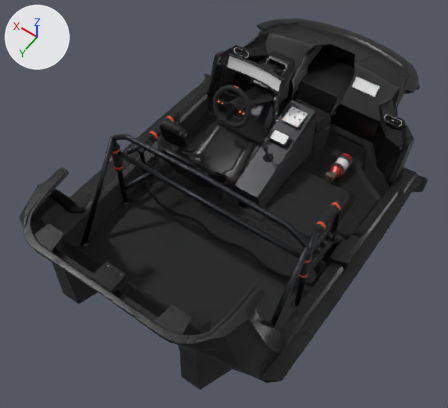
The FBX model Assets/01RAEHYEON/AventadorTransplant/v2_cockpit.fbx as it was, and as the next commit left it.
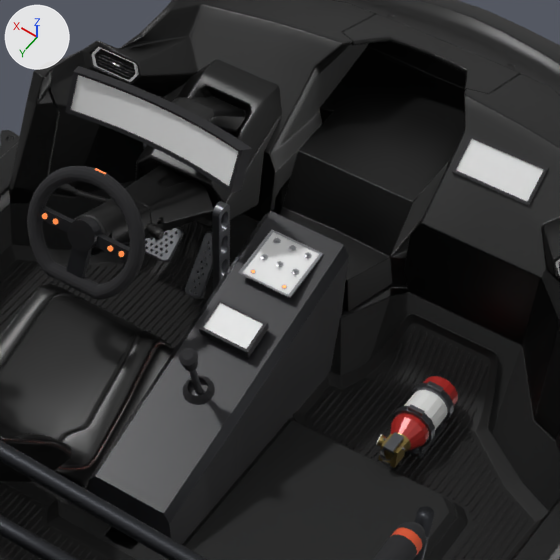
Old and new are each drawn whole from a camera (50 mm lens) standing at (-5.84, 9.0, 12.45) and looking at (0.12, 0.65, -0.67) and again close up on the part from 46% to 86% of the width and 8% to 52% of the height. Arrows for +X, +Y and +Z are at upper left; the lights stay in place. The last two pictures show the newer version. Where no turn or scale is listed for an object, it has been applied to the vertices.

The scene before the commit, as lines of its bpy script (objects in view):
```python
ob_ctrl_shifter_boot = bpy.data.objects.new('Ctrl_Shifter_Boot', me_ctrl_shifter_boot)
ob_ctrl_shifter_boot.location = (0.0, -1.827, -0.35)
ob_ctrl_shifter_lever = bpy.data.objects.new('Ctrl_Shifter_Lever', me_ctrl_shifter_lever)
ob_ctrl_shifter_lever.location = (0.0, -1.873, -0.479)
ob_ctrl_switchpanel_plate = bpy.data.objects.new('Ctrl_SwitchPanel_Plate', me_ctrl_switchpanel_plate)
ob_ctrl_switchpanel_plate.parent = ob_aventadorfit_root
ob_ctrl_switchpanel_plate.location = (0.0, 0.0, 0.0)
ob_ctrl_switchpanel_toggles = bpy.data.objects.new('Ctrl_SwitchPanel_Toggles', me_ctrl_switchpanel_toggles)
ob_ctrl_switchpanel_toggles.parent = ob_aventadorfit_root
ob_ctrl_switchpanel_toggles.location = (0.0, 0.0, 0.0)
ob_disp_monitor_tunnel = bpy.data.objects.new('Disp_Monitor_Tunnel', me_disp_monitor_tunnel_001)
ob_disp_monitor_tunnel.location = (0.014, -9.231, -2.085)
ob_disp_monitor_tunnel_bezel = bpy.data.objects.new('Disp_Monitor_Tunnel_Bezel', me_disp_monitor_tunnel_bezel_001)
ob_disp_monitor_tunnel_bezel.location = (0.014, -9.231, -2.085)
ob_fireextinguisher_bottle = bpy.data.objects.new('FireExtinguisher_Bottle', me_fireextinguisher_bottle)
ob_fireextinguisher_bottle.parent = ob_aventadorfit_root
ob_fireextinguisher_bottle.location = (-0.47, 1.97, 0.239)
ob_fireextinguisher_mount = bpy.data.objects.new('FireExtinguisher_Mount', me_fireextinguisher_mount)
ob_fireextinguisher_mount.parent = ob_aventadorfit_root
ob_fireextinguisher_mount.location = (-0.47, 1.932, 0.162)
ob_int_r_003 = bpy.data.objects.new('Int_R_003', me_int_r_003)
ob_int_r_003.location = (1.4, -3.604, -0.1)
# also in view: 'Int_C_006' at (0.0, 0.54, -1.52); 'Int_R_002' at (1.4, -3.77, -0.12); 'interior.033' at (0.0, -2.35, -1.17); 'Disp_Monitor_Dash_Bezel' at (-1.27, -4.32, 0.58); 'Int_C_007' at (0.0, -2.32, -1.28)
```
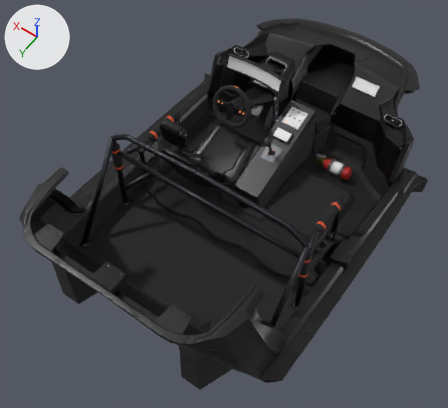
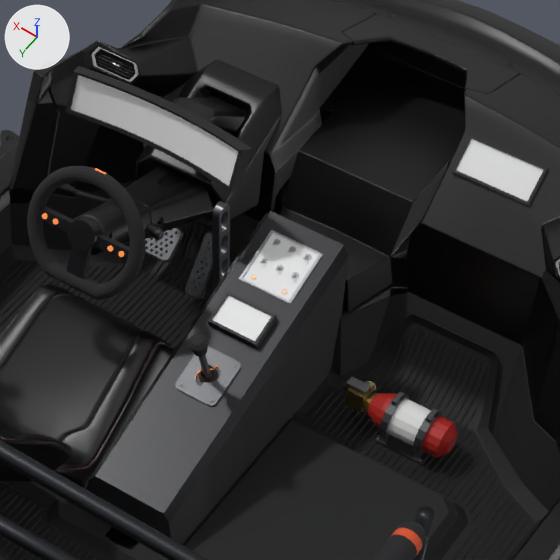
Not visible in the close-ups: 'Ctrl_Shifter_Bolt1', 'Ctrl_Shifter_Bolt2'.

Pixel boxes [x1, y1, x2, y2] of what changed, in the close-ups (560 x 560 px):
'FireExtinguisher_Bottle', moved, turned: before [376, 376, 458, 468]; after [341, 377, 458, 458]
'Ctrl_SwitchPanel_Plate', moved, turned: before [241, 232, 319, 297]; after [242, 233, 319, 303]
'FireExtinguisher_Mount', moved, turned: before [393, 381, 454, 459]; after [374, 392, 443, 466]
'Disp_Monitor_Tunnel', moved: before [203, 303, 263, 349]; after [212, 296, 271, 341]
'Ctrl_Shifter_Gate', added: after [175, 346, 241, 407]
'Disp_Monitor_Tunnel_Bezel', moved: before [199, 299, 269, 358]; after [208, 291, 277, 349]
'Ctrl_SwitchPanel_Toggles', moved, turned: before [238, 230, 323, 298]; after [239, 230, 323, 304]
'Ctrl_Shifter_Lever', moved: before [178, 348, 202, 394]; after [188, 333, 212, 378]
'Ctrl_Shifter_Boot', moved: before [182, 375, 215, 405]; after [199, 365, 218, 383]
'Ctrl_Shifter_Bolt0', added: after [179, 382, 183, 386]

Patch to the scene script:
```diff
--- a/Assets/01RAEHYEON/AventadorTransplant/v2_cockpit.fbx.py
+++ b/Assets/01RAEHYEON/AventadorTransplant/v2_cockpit.fbx.py
@@ ob_ctrl_shifter_boot @@
 ob_ctrl_shifter_boot = bpy.data.objects.new('Ctrl_Shifter_Boot', me_ctrl_shifter_boot)
-ob_ctrl_shifter_boot.location = (0.0, -1.827, -0.35)
+ob_ctrl_shifter_boot.location = (0.0, -1.977, -0.296)
@@ ob_ctrl_switchpanel_toggles @@
 ob_ctrl_switchpanel_toggles.parent = ob_aventadorfit_root
-ob_ctrl_switchpanel_toggles.location = (0.0, 0.0, 0.0)
+ob_ctrl_switchpanel_toggles.location = (0.0, -0.078, 0.328)
+ob_ctrl_switchpanel_toggles.rotation_euler = (-0.168, 0.0, 0.0)  # degrees (-9.6, 0, 0)
@@ ob_fireextinguisher_mount @@
 ob_fireextinguisher_mount.parent = ob_aventadorfit_root
-ob_fireextinguisher_mount.location = (-0.47, 1.932, 0.162)
+ob_fireextinguisher_mount.location = (-0.46, 1.978, 0.162)
+ob_fireextinguisher_mount.rotation_euler = (0.0, 0.0, -1.571)  # degrees (0, 0, -90)
@@ ob_fireextinguisher_bottle @@
 ob_fireextinguisher_bottle.parent = ob_aventadorfit_root
-ob_fireextinguisher_bottle.location = (-0.47, 1.97, 0.239)
+ob_fireextinguisher_bottle.location = (-0.422, 1.978, 0.239)
+ob_fireextinguisher_bottle.rotation_euler = (0.0, 0.0, -1.571)  # degrees (0, 0, -90)
@@ ob_disp_monitor_tunnel_bezel @@
 ob_disp_monitor_tunnel_bezel = bpy.data.objects.new('Disp_Monitor_Tunnel_Bezel', me_disp_monitor_tunnel_bezel_001)
-ob_disp_monitor_tunnel_bezel.location = (0.014, -9.231, -2.085)
+ob_disp_monitor_tunnel_bezel.location = (0.014, -9.381, -2.113)
@@ ob_ctrl_shifter_lever @@
 ob_ctrl_shifter_lever = bpy.data.objects.new('Ctrl_Shifter_Lever', me_ctrl_shifter_lever)
-ob_ctrl_shifter_lever.location = (0.0, -1.873, -0.479)
+ob_ctrl_shifter_lever.location = (0.0, -2.023, -0.425)
@@ ob_ctrl_switchpanel_plate @@
 ob_ctrl_switchpanel_plate.parent = ob_aventadorfit_root
-ob_ctrl_switchpanel_plate.location = (0.0, 0.0, 0.0)
+ob_ctrl_switchpanel_plate.location = (0.0, -0.078, 0.328)
+ob_ctrl_switchpanel_plate.rotation_euler = (-0.168, 0.0, 0.0)  # degrees (-9.6, 0, 0)
@@ ob_disp_monitor_tunnel @@
 ob_disp_monitor_tunnel = bpy.data.objects.new('Disp_Monitor_Tunnel', me_disp_monitor_tunnel_001)
-ob_disp_monitor_tunnel.location = (0.014, -9.231, -2.085)
+ob_disp_monitor_tunnel.location = (0.014, -9.381, -2.113)
@@ ob_ctrl_shifter_bolt2 @@
+ob_ctrl_shifter_bolt2 = bpy.data.objects.new('Ctrl_Shifter_Bolt2', me_ctrl_shifter_bolt2)  # 20 vertices, 11 faces; spans x -0.181..-0.149, y -1.6651..-1.6311, z -0.3982..-0.3727; in mat_lever_alloy (dark grey #5f6063)
+ob_ctrl_shifter_bolt2.location = (0.0, 0.0, 0.0)
@@ ob_ctrl_shifter_bolt0 @@
+ob_ctrl_shifter_bolt0 = bpy.data.objects.new('Ctrl_Shifter_Bolt0', me_ctrl_shifter_bolt0)  # 20 vertices, 11 faces; spans x 0.149..0.181, y -1.2984..-1.2644, z -0.531..-0.5056; in mat_lever_alloy (dark grey #5f6063)
+ob_ctrl_shifter_bolt0.location = (0.0, 0.0, 0.0)
@@ ob_ctrl_shifter_bolt1 @@
+ob_ctrl_shifter_bolt1 = bpy.data.objects.new('Ctrl_Shifter_Bolt1', me_ctrl_shifter_bolt1)  # 20 vertices, 11 faces; spans x -0.181..-0.149, y -1.2984..-1.2644, z -0.531..-0.5056; in mat_lever_alloy (dark grey #5f6063)
+ob_ctrl_shifter_bolt1.location = (0.0, 0.0, 0.0)
@@ ob_ctrl_shifter_gate @@
+ob_ctrl_shifter_gate = bpy.data.objects.new('Ctrl_Shifter_Gate', me_ctrl_shifter_gate)  # 192 vertices, 192 faces; spans x -0.22..0.22, y -1.709..-1.231, z -0.561..-0.37; in mat_lever_alloy (dark grey #5f6063), mat_lever_gate_glow (orange #c46930, glowing orange #ff954b)
+ob_ctrl_shifter_gate.location = (0.0, 0.0, 0.0)
```
